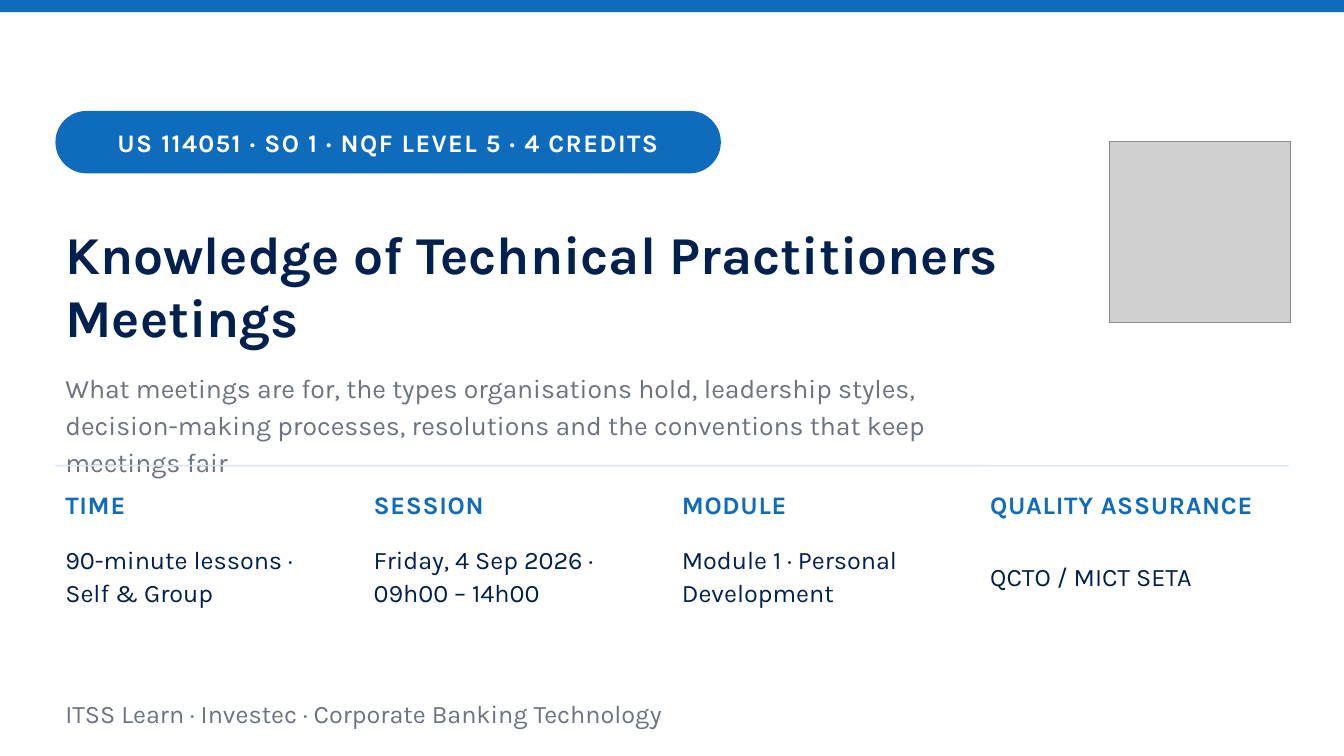
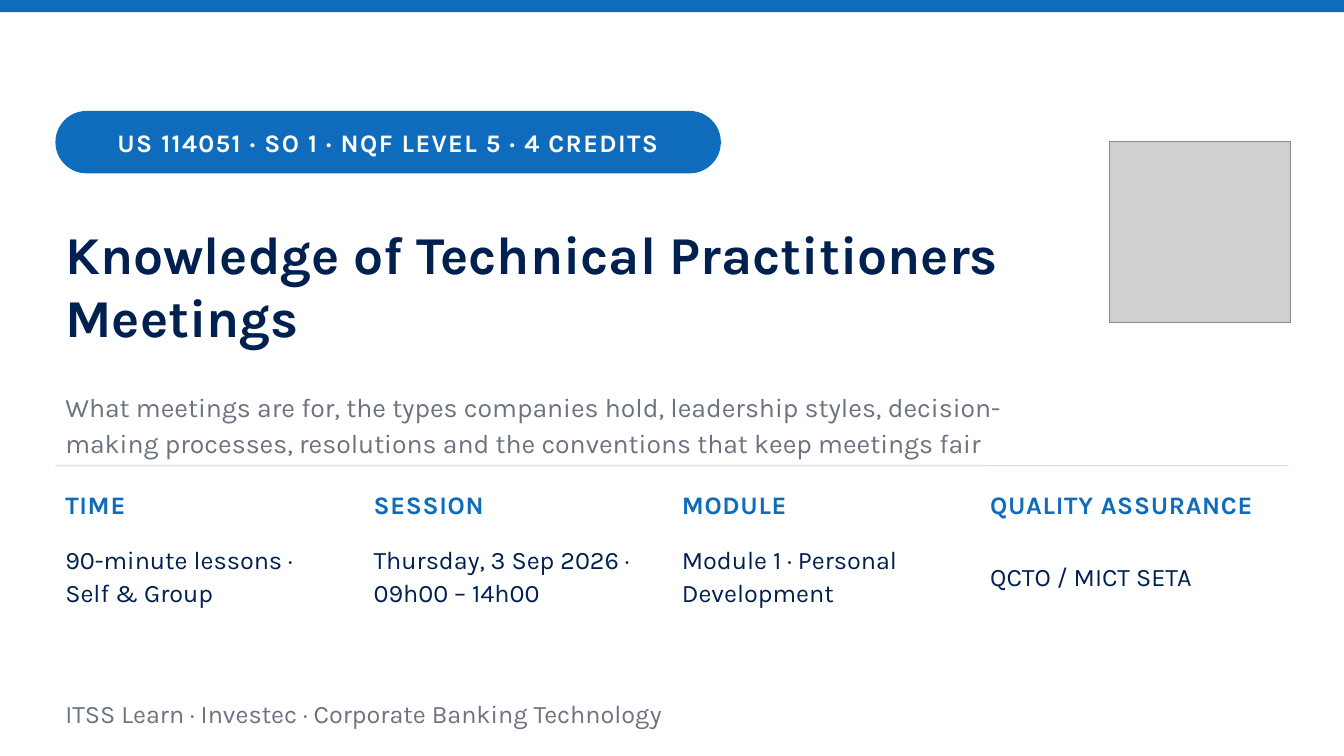
Before and after one commit to andrekyle/ITsystemsupport, a slide deck: slide 1 of public/downloads/US-114051-L1-Knowledge-of-Meetings.pptx. Drawn at 1344x756 pixels with LibreOffice and Linux fonts; fonts in the diff are those of the drawing; grey boxes stand for pictures. Boxes give left, top, right and bottom in pixels: in the first picture for what was removed or moved away, otherwise in the second. Text is boxed around its words. In the diff, an @@ line names an element or a change of style, - is before the commit and + after.

```diff
--- a/public/downloads/US-114051-L1-Knowledge-of-Meetings.pptx
+++ b/public/downloads/US-114051-L1-Knowledge-of-Meetings.pptx
@@ text at (65, 398, 1001, 460): text changed @@
-What meetings are for, the types organisations hold, leadership styles, decision-making processes, resolutions and the conventions that keep meetings fair
+What meetings are for, the types companies hold, leadership styles, decision-making processes, resolutions and the conventions that keep meetings fair
@@ text at (374, 551, 619, 603): text changed @@
-Friday, 4 Sep 2026 · 09h00 – 14h00
+Thursday, 3 Sep 2026 · 09h00 – 14h00
```
Also in this commit, not shown: 7 other slides changed, 19 other files.
